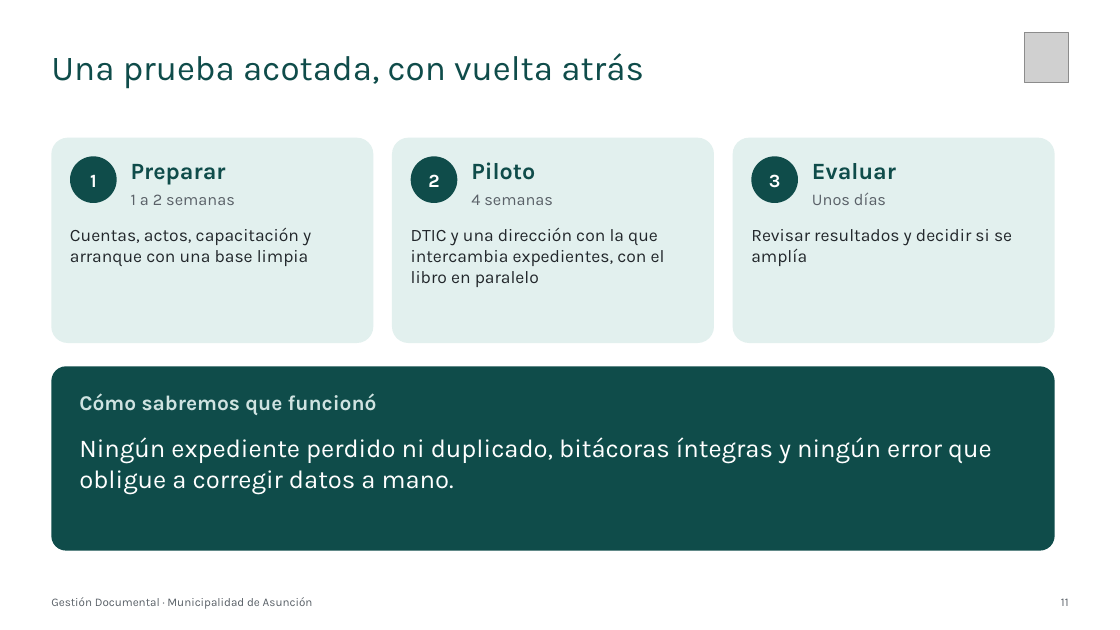
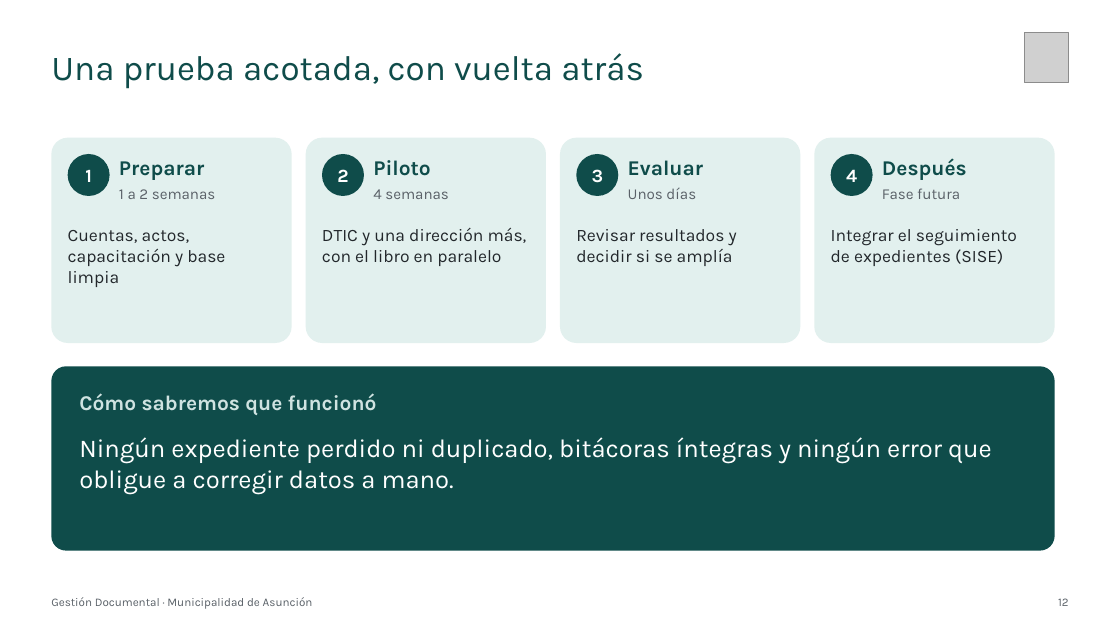
Before and after one commit to YumitoAcosta7/gestion-documental, a slide deck: slide 12 of docs/material/Presentacion-Gestion-Documental.pptx (slide 11 before the commit). Drawn at 1120x630 pixels with LibreOffice and Linux fonts; fonts in the diff are those of the drawing; grey boxes stand for pictures. Boxes give left, top, right and bottom in pixels: in the first picture for what was removed or moved away, otherwise in the second. Text is boxed around its words. In the diff, an @@ line names an element or a change of style, - is before the commit and + after.

```diff
--- a/docs/material/Presentacion-Gestion-Documental.pptx
+++ b/docs/material/Presentacion-Gestion-Documental.pptx
@@ rounded rectangle: place and size @@
-rounded rectangle at <box>51,138,373,343</box>
+rounded rectangle at <box>51,138,292,343</box>
@@ rounded rectangle: place and size @@
-rounded rectangle at <box>392,138,714,343</box>
+rounded rectangle at <box>306,138,546,343</box>
@@ rounded rectangle added at <box>560,138,801,343</box>, fill #E2F0EE @@
@@ rounded rectangle: place and size @@
-rounded rectangle at <box>733,138,1054,343</box>
+rounded rectangle at <box>814,138,1054,343</box>
@@ ellipse "1": place and size @@
-ellipse "1" at <box>70,156,117,203</box>
+ellipse "1" at <box>68,154,110,196</box>
@@ text "Preparar": place and size @@
-text "Preparar" at <box>131,164,226,185</box>
+text "Preparar" at <box>119,161,204,180</box>
@@ ellipse "2": place and size @@
-ellipse "2" at <box>411,156,458,203</box>
+ellipse "2" at <box>322,154,364,196</box>
@@ text "Piloto": place and size @@
-text "Piloto" at <box>471,162,535,180</box>
+text "Piloto" at <box>373,160,430,176</box>
@@ ellipse "3": place and size @@
-ellipse "3" at <box>751,156,798,203</box>
+ellipse "3" at <box>576,154,618,196</box>
@@ size 20 to 18 pt in 3 elements at <box>119,161,204,180</box>, <box>373,160,430,176</box>, <box>628,160,704,176</box> @@
@@ text "Evaluar": place and size @@
-text "Evaluar" at <box>812,163,896,180</box>
+text "Evaluar" at <box>628,160,704,176</box>
@@ ellipse added at <box>831,154,873,196</box>, fill #0F4C4A, 16 pt, text #FFFFFF, bold @@
+4
@@ text added at <box>882,158,967,180</box>, 18 pt, text #0F4C4A, bold @@
+Después
@@ text "1 a 2 semanas": place and size @@
-text "1 a 2 semanas" at <box>131,194,235,205</box>
+text "1 a 2 semanas" at <box>119,189,216,199</box>
@@ text "4 semanas": place and size @@
-text "4 semanas" at <box>471,194,553,205</box>
+text "4 semanas" at <box>373,189,449,199</box>
@@ size 14 to 13 pt in 3 elements at <box>119,189,216,199</box>, <box>373,189,449,199</box>, <box>628,188,696,199</box> @@
@@ text "Unos días": place and size @@
-text "Unos días" at <box>812,192,886,205</box>
+text "Unos días" at <box>628,188,696,199</box>
@@ text added at <box>882,188,960,199</box>, 13 pt, text #5A6168 @@
+Fase futura
@@ text at <box>68,230,225,287</box>: text changed @@
-Cuentas, actos, capacitación y arranque con una base limpia
+Cuentas, actos, capacitación y base limpia
@@ text at <box>322,228,527,266</box>: text changed @@
-DTIC y una dirección con la que intercambia expedientes, con el libro en paralelo
+DTIC y una dirección más, con el libro en paralelo
@@ text "Revisar resultados y decidir si ..." rewrapped from <box>751,229,1012,266</box> to <box>576,229,737,266</box> @@
@@ text added at <box>831,229,1017,266</box>, 15 pt, text #22272B @@
+Integrar el seguimiento de expedientes (SISE)
@@ text at <box>1058,598,1069,606</box>: text changed @@
-11
+12
```
Also in this commit, not shown: 7 other slides changed, 1 slide added, 5 other files.
